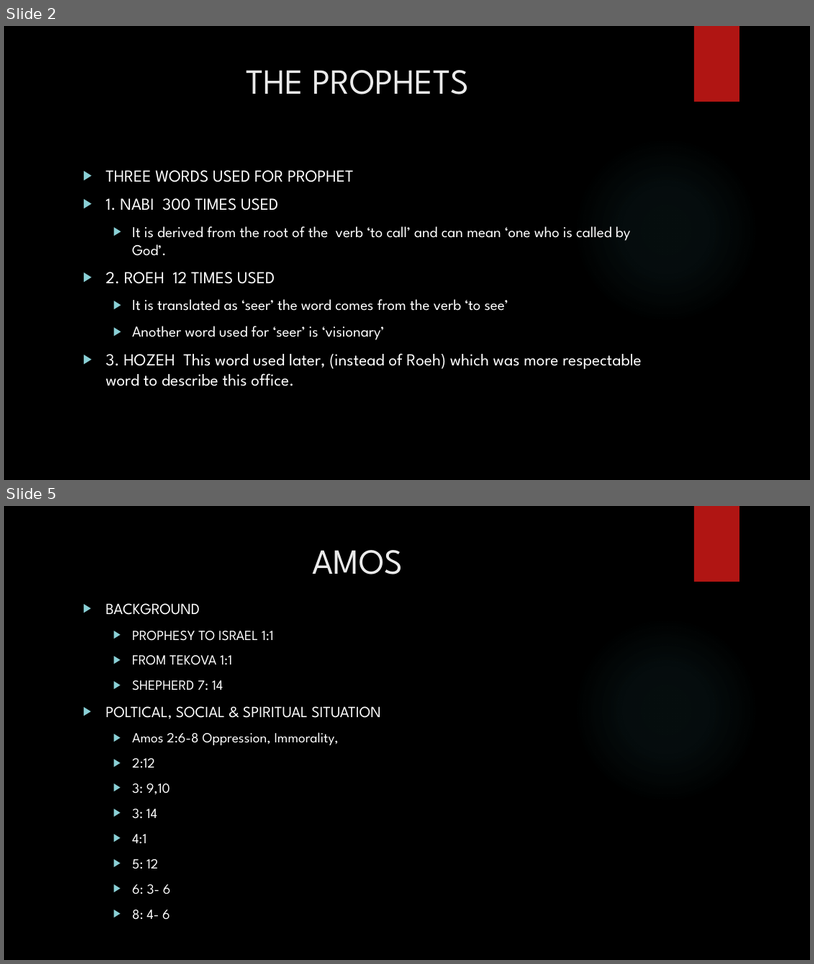
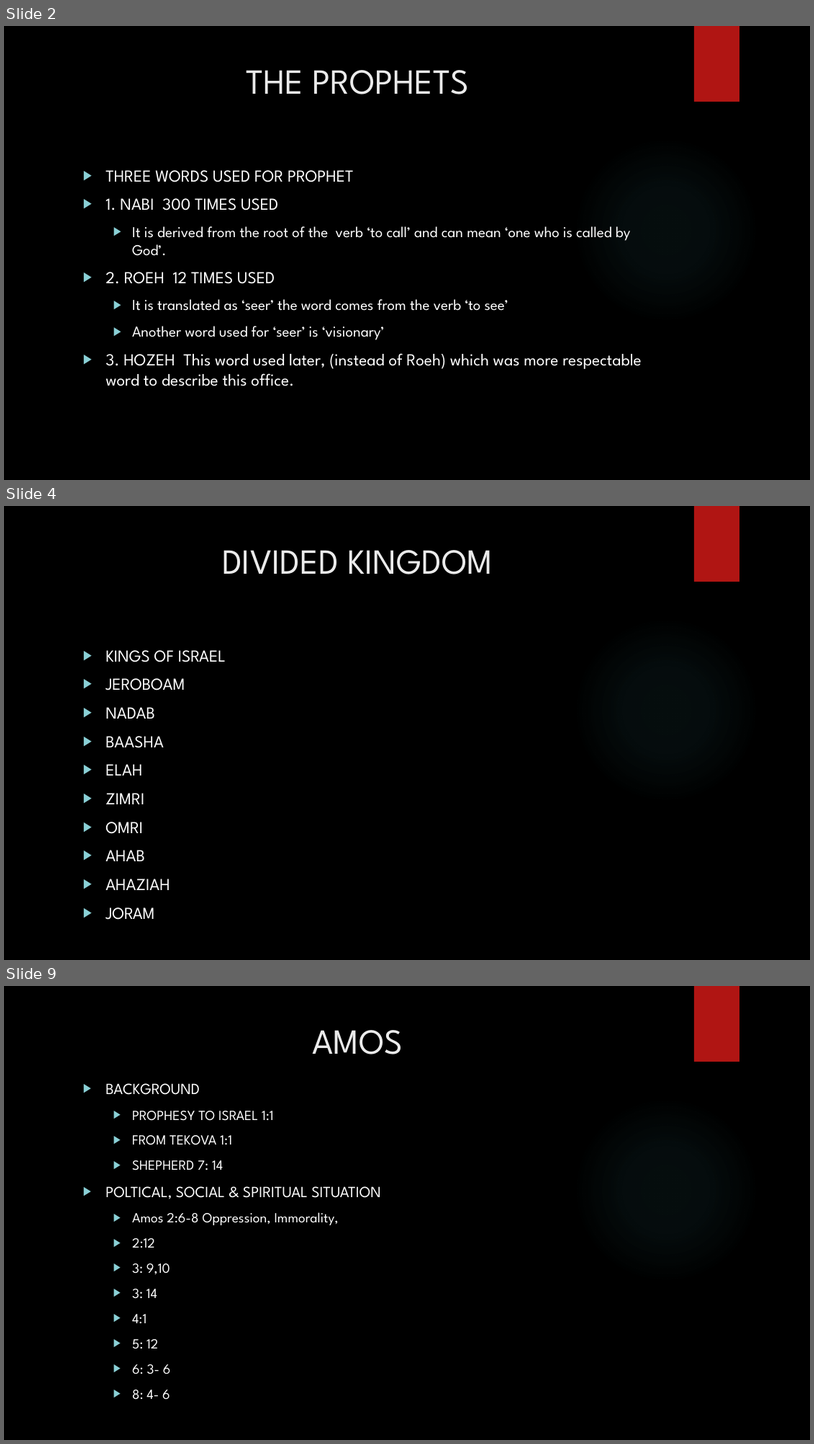
Before and after one commit to Seffin/Daddy-File, a slide deck: ZBC/THE PROPHETS.pptx. Shown one above the other, each under a label of ours: slides 2 and 5 before the commit, slides 2, 4 and 9 after it; the slides between them are not shown. The pictures are 814x964 and 814x1444 pixels, drawn with LibreOffice and Linux fonts; fonts in the diff are those of the drawing; background and template pictures are left out. Boxes give left, top, right and bottom in pixels: in the first picture for what was removed or moved away, otherwise in the second. Text is boxed around its words. In the diff, an @@ line names an element or a change of style, - is before the commit and + after.

```diff
--- a/ZBC/THE PROPHETS.pptx
+++ b/ZBC/THE PROPHETS.pptx
@@ slide 4 added at <box>4,506,810,960</box>, background picture (left out); not listed: 2 template elements that a slide beside it also shows @@
@@ title added at <box>222,550,493,574</box>, 42 pt, text #EBEBEB @@
+DIVIDED KINGDOM
@@ text added at <box>106,650,226,919</box>, 20 pt, text #FFFFFF @@
+▶ KINGS OF ISRAEL
+▶ JEROBOAM
+▶ NADAB
+▶ BAASHA
+▶ ELAH
+▶ ZIMRI
+▶ OMRI
+▶ AHAB
+▶ AHAZIAH
+▶ JORAM
@@ what was slide 5 is now slide 9 @@
```
Also in this commit, not shown: 3 slides changed, 16 other slides added, 15 other files.
